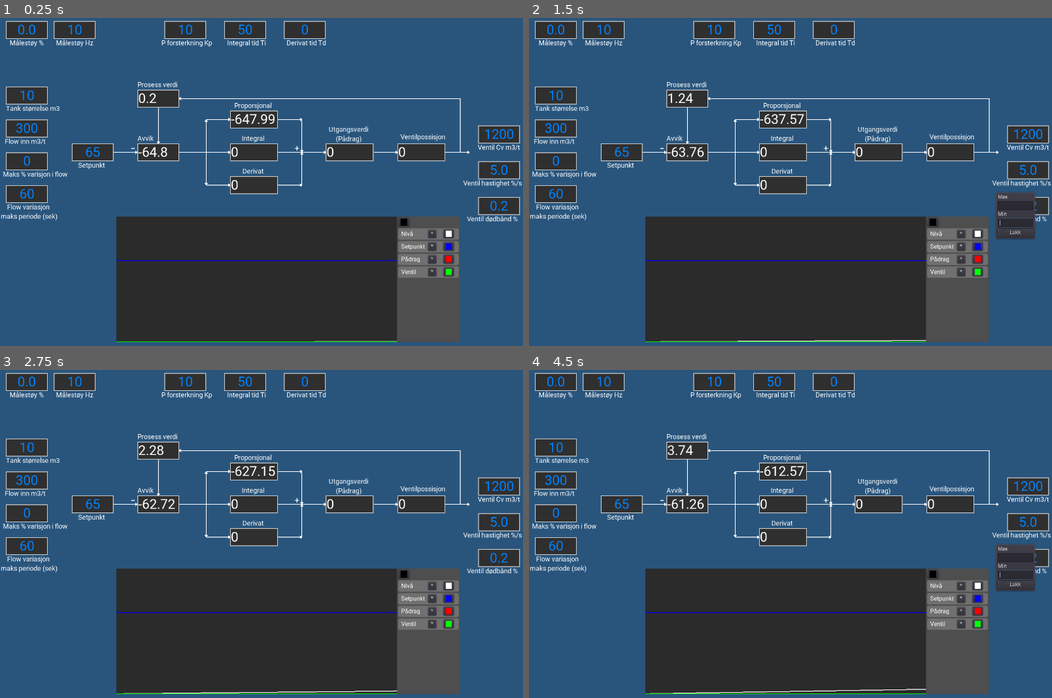
Above: before the commit, frames 1-4 (two rows, left to right).
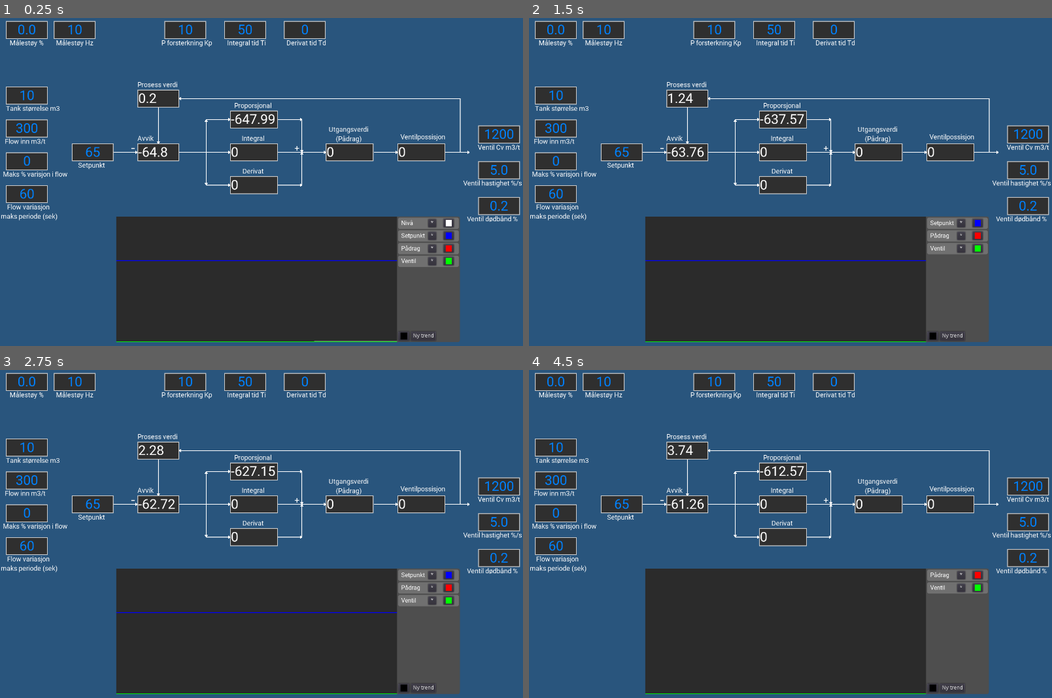
Above: after the commit, the same moments.

Repository: Keroflux/PIDsimulator
Game: Godot game, scene res://PIDsim.tscn
Two runs of this game, one before a commit and one after it. Both use one fixed random seed, a clock stepped at 60 frames per second and the inputs below.
Inputs (mouse positions are in pixels of both pictures, inside the frame that each line leads up to):
- Up to frame 1 (0.25 s): no input
- Up to frame 2 (1.5 s): click "*" at 0.5 s; click (1015, 221) at 1.25 s, where only the run after the commit has a clickable "Slett"
- Up to frame 3 (2.75 s): click (486, 583) at 2 s, where only the run before the commit has a clickable "Lukk"
- Up to frame 4 (4.5 s): click (952, 688) at 2.75 s, where only the run after the commit has a clickable "Ny trend"; click "*" at 3.5 s; click (1015, 573) at 4.25 s, where only the run after the commit has a clickable "Slett"

The runs differ from the first frame. In frame 1, 1.1% of the frame differs, in the area x 76-88%, y 60-99%; in frame 2, 2.3%; in frame 3, 1.4%; in frame 4, 2.7%, in the area x 22-97%, y 53-99%.

Commit message:
bedre trend

Diff:
--- a/PIDsim.tscn
+++ b/PIDsim.tscn
@@ -45,7 +45,7 @@
 [node name="Blokkdiagram" type="Node2D" parent="."]
 position = Vector2( 664, 360 )
 
-[node name="ProsessVerdi" type="Label" parent="Blokkdiagram"]
+[node name="ProsessVerdi" type="Label" parent="Blokkdiagram" groups=["Trend"]]
 anchor_right = 1.0
 anchor_bottom = 1.0
 margin_left = -296.0
@@ -73,7 +73,7 @@
 custom_fonts/font = SubResource( 4 )
 text = "Prosess verdi"
 
-[node name="Avvik" type="Label" parent="Blokkdiagram"]
+[node name="Avvik" type="Label" parent="Blokkdiagram" groups=["Trend"]]
 anchor_right = 1.0
 anchor_bottom = 1.0
 margin_left = -296.0
@@ -138,7 +138,7 @@
 custom_fonts/font = SubResource( 5 )
 text = "-"
 
-[node name="Setpunkt" type="LineEdit" parent="Blokkdiagram"]
+[node name="Setpunkt" type="LineEdit" parent="Blokkdiagram" groups=["Trend"]]
 anchor_right = 1.0
 anchor_bottom = 1.0
 margin_left = -472.0
@@ -169,7 +169,7 @@
 align = 1
 valign = 1
 
-[node name="Proporsjonal" type="Label" parent="Blokkdiagram"]
+[node name="Proporsjonal" type="Label" parent="Blokkdiagram" groups=["Trend"]]
 anchor_right = 1.0
 anchor_bottom = 1.0
 margin_left = -48.0
@@ -209,7 +209,7 @@
 align = 1
 valign = 1
 
-[node name="Integral" type="Label" parent="Blokkdiagram"]
+[node name="Integral" type="Label" parent="Blokkdiagram" groups=["Trend"]]
 anchor_right = 1.0
 anchor_bottom = 1.0
 margin_left = -48.0
@@ -240,7 +240,7 @@
 align = 1
 valign = 1
 
-[node name="Derivat" type="Label" parent="Blokkdiagram"]
+[node name="Derivat" type="Label" parent="Blokkdiagram" groups=["Trend"]]
 anchor_right = 1.0
 anchor_bottom = 1.0
 margin_left = -48.0
@@ -279,7 +279,7 @@
 align = 1
 valign = 1
 
-[node name="Pådrag" type="Label" parent="Blokkdiagram"]
+[node name="Pådrag" type="Label" parent="Blokkdiagram" groups=["Trend"]]
 anchor_right = 1.0
 anchor_bottom = 1.0
 margin_left = 208.0
@@ -318,7 +318,7 @@
 align = 1
 valign = 1
 
-[node name="Ventil" type="Label" parent="Blokkdiagram"]
+[node name="Ventil" type="Label" parent="Blokkdiagram" groups=["Trend"]]
 anchor_right = 1.0
 anchor_bottom = 1.0
 margin_left = 400.0
--- a/Trend.gd
+++ b/Trend.gd
@@ -2,9 +2,9 @@
 
 var trend_label = preload("res://TrendLabel.tscn")
 var trend_line = preload("res://TrendLine.tscn")
-var trend_color = [Color(1.0, 1.0, 1.0), Color(0.0, 0.0, 1.0), Color(1.0, 0.0, 0.0), Color(0.0, 1.0, 0.0), Color(0.0, 1.0, 1.0)]
+var trend_color = [Color(1.0, 1.0, 1.0), Color(0.0, 0.0, 1.0), Color(1.0, 0.0, 0.0), Color(0.0, 1.0, 0.0), Color(0.0, 1.0, 1.0), Color(1.0, 1.0, 0.0), Color(1.0, 0.0, 1.0)]
 onready var trends = [get_parent().get_parent().get_node("Blokkdiagram/ProsessVerdi"), get_parent().get_parent().get_node("Blokkdiagram/Setpunkt"),get_parent().get_parent().get_node("Blokkdiagram/Pådrag"),get_parent().get_parent().get_node("Blokkdiagram/Ventil")]
-onready var label_panel = get_parent().get_node("PanelContainer/VBoxContainer")
+onready var label_panel = get_parent().get_node("PanelContainer/VSplitContainer/VBoxContainer")
 
 
 func _ready() -> void:
@@ -12,15 +12,18 @@
 		var t = trend_line.instance()
 		var l = trend_label.instance()
 		t.default_color = trend_color[i]
+		t.data_source = trends[i]
 
 		l.get_child(0).color = trend_color[i]
 		l.get_child(0).connect("color_changed", t, "change_color")
 		l.get_node("Config/VBoxContainer/Max").connect("text_entered", t, "change_max")
 		l.get_node("Config/VBoxContainer/Min").connect("text_entered", t, "change_min")
+		l.get_node("Config/VBoxContainer/Slett").connect("pressed", self, "remove_trend", [t, l])
 		l.text = "  " + trends[i].type
 
 		label_panel.add_child(l)
 		$TrendLines.add_child(t)
+		get_parent().get_node("Timer").connect("timeout", t, "_on_Timer_timeout")
 
 
 func _on_Timer_timeout() -> void:
@@ -28,8 +31,17 @@
 		$TrendLines.get_child(i).redraw_trend(trends[i].trend)
 
 
-func add_trend():
-	pass
+func add_trend(data_point):
+	var t = trend_line.instance()
+	var l = trend_label.instance()
+	t.data_source = data_point
+	$TrendLines.add_child(t)
+	label_panel.add_child(l)
+
+
+func remove_trend(trend, label):
+	label.queue_free()
+	trend.queue_free()
 
 
 func _on_Bakgrunn_color_changed(c):
--- a/Trend.tscn
+++ b/Trend.tscn
@@ -37,20 +37,37 @@
 margin_bottom = 176.0
 custom_styles/panel = SubResource( 1 )
 
-[node name="VBoxContainer" type="VBoxContainer" parent="PanelContainer"]
+[node name="VSplitContainer" type="VSplitContainer" parent="PanelContainer"]
 margin_left = 3.0
 margin_top = 3.0
 margin_right = 165.0
 margin_bottom = 333.0
+split_offset = 140
+
+[node name="VBoxContainer" type="VBoxContainer" parent="PanelContainer/VSplitContainer"]
+margin_right = 162.0
+margin_bottom = 293.0
 size_flags_horizontal = 3
 size_flags_vertical = 3
 
-[node name="Bakgrunn" type="ColorPickerButton" parent="PanelContainer/VBoxContainer"]
+[node name="HBC" type="HBoxContainer" parent="PanelContainer/VSplitContainer"]
+margin_top = 305.0
+margin_right = 162.0
+margin_bottom = 330.0
+size_flags_horizontal = 3
+size_flags_vertical = 3
+
+[node name="Bakgrunn" type="ColorPickerButton" parent="PanelContainer/VSplitContainer/HBC"]
 margin_right = 30.0
 margin_bottom = 25.0
 rect_min_size = Vector2( 30, 25 )
 size_flags_horizontal = 0
 size_flags_vertical = 0
 
-[connection signal="timeout" from="Timer" to="Trend" method="_on_Timer_timeout"]
-[connection signal="color_changed" from="PanelContainer/VBoxContainer/Bakgrunn" to="Trend" method="_on_Bakgrunn_color_changed"]
+[node name="Button" type="Button" parent="PanelContainer/VSplitContainer/HBC"]
+margin_left = 34.0
+margin_right = 101.0
+margin_bottom = 25.0
+text = "Ny trend"
+
+[connection signal="color_changed" from="PanelContainer/VSplitContainer/HBC/Bakgrunn" to="Trend" method="_on_Bakgrunn_color_changed"]
--- a/TrendLabel.gd
+++ b/TrendLabel.gd
@@ -6,7 +6,5 @@
 	$Config.show()
 
 
-
-
 func _on_Lukk_pressed():
 	$Config.hide()
--- a/TrendLabel.tscn
+++ b/TrendLabel.tscn
@@ -43,7 +43,7 @@
 margin_left = 7.0
 margin_top = 7.0
 margin_right = 101.0
-margin_bottom = 121.0
+margin_bottom = 143.0
 
 [node name="Label" type="Label" parent="Config/VBoxContainer"]
 margin_right = 94.0
@@ -66,10 +66,16 @@
 margin_right = 94.0
 margin_bottom = 88.0
 
-[node name="Lukk" type="Button" parent="Config/VBoxContainer"]
+[node name="Slett" type="Button" parent="Config/VBoxContainer"]
 margin_top = 92.0
 margin_right = 94.0
 margin_bottom = 112.0
+text = "Slett"
+
+[node name="Lukk" type="Button" parent="Config/VBoxContainer"]
+margin_top = 116.0
+margin_right = 94.0
+margin_bottom = 136.0
 text = "Lukk"
 
 [node name="Button" type="Button" parent="."]
